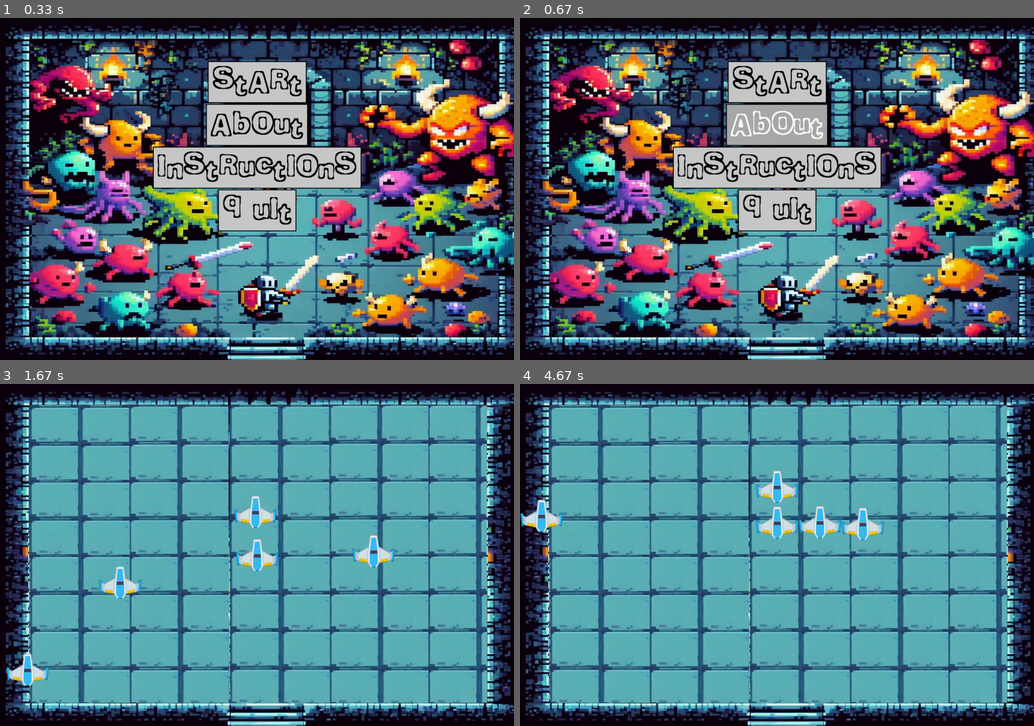
Above: before the commit, frames 1-4 (two rows, left to right).
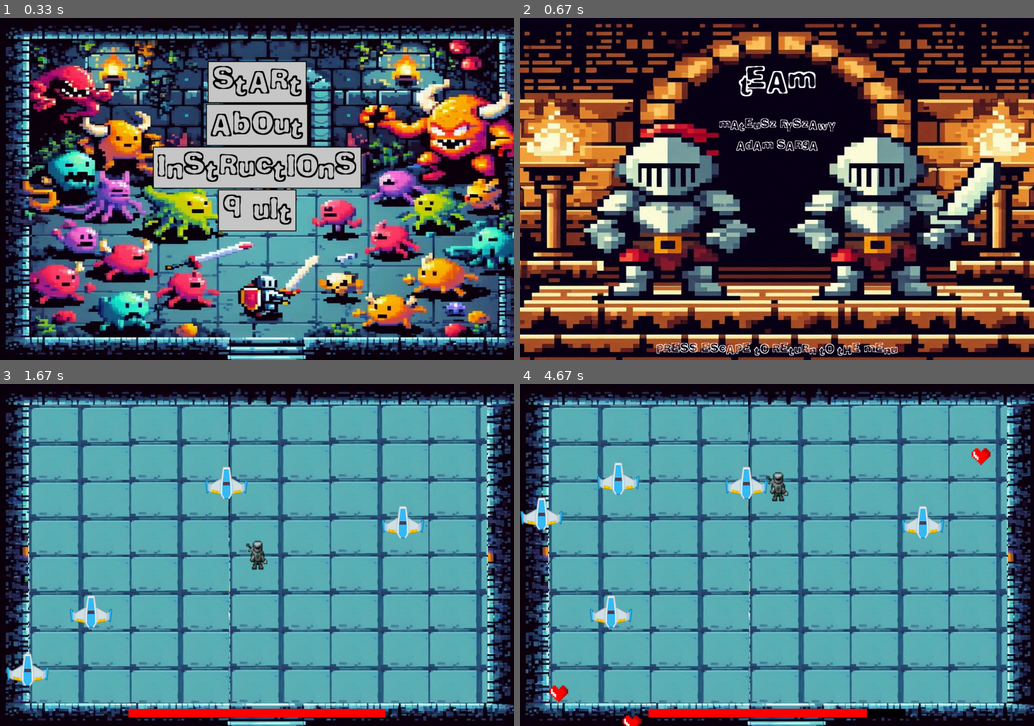
Above: after the commit, the same moments.

Repository: Vronst/Pygame_Binding_of_Isaac
Game: pygame game, started from menu.py
Same seed, same stepped clock (60 frames per second), same inputs: the game is played once before the commit and once after it.
Inputs (mouse positions are in pixels of both pictures, inside the frame that each line leads up to):
- Up to frame 1 (0.33 s): no input
- Up to frame 2 (0.67 s): click (777, 124) at 0.38 s
- Up to frame 3 (1.67 s): hold Esc 0.83-1.3 s; move the mouse to (236, 568) at 0.87 s; click (257, 448) at 1.38 s
- Up to frame 4 (4.67 s): hold Right 1.67-2.13 s; move the mouse to (617, 503) at 1.7 s; hold Up 2.17-2.47 s; hold Right 2.5-2.97 s; hold Left 3-3.53 s; hold Down 3.57-3.87 s; hold Left 3.9-4.3 s; hold Up from 4.33 s (still down)

Frame 1 is identical in both runs. In frame 2, 87% of the frame differs, in the area x 0-100%, y 1-100%; in frame 3, 4.1%; in frame 4, 5.0%.

Commit message:
life, idle animation, about section

Diff:
--- a/character.py
+++ b/character.py
@@ -37,3 +37,6 @@
         # right
         if self.rect.centerx > self.borders[0] - 50:
             self.rect.centerx = self.borders[0] - 50
+
+    def tired(self):
+        return False
--- a/enemies.py
+++ b/enemies.py
@@ -1,3 +1,5 @@
+import pygame
+
 from character import Character
 
 
@@ -8,25 +10,40 @@
         self.move_x = move_x
         self.move_y = move_y
         self._moves = ((self.move_x, 0), (-self.move_x, 0), (0, self.move_y), (0, -self.move_y))
-        self.melee = True
+        self._melee = True
+        self.attacks = pygame.sprite.Group()
+        self.cooldown = 2000  # cooldown time - now 2 seconds
+        self._last_cooldown = pygame.time.get_ticks()
 
     def set_moves(self, x, y):
-        self._moves = ((x, 0), (-x, 0), (0, y), (0, -y))
+        self._moves = ((x, 0), (-x, 0), (0, y), (0, -y))  # how much object will move per update
 
     def _move(self, group=None):
         # making it move dependent of player object
         distance_x = self.rect.x - self.player.x
         distance_y = self.rect.y - self.player.y
+        if distance_x < 0:
+            direction = 'right'
+        elif distance_x > 0:
+            direction = 'left'
+        elif distance_y > 0:
+            direction = 'up'
+        else:
+            direction = 'down'
+        temp = self.attack(direction)
+        if temp:
+            self.attacks.add(temp)
+
         if group:
             group = [x for x in group if x != self]
 
         moves = []
 
-        if distance_x < 0 or (distance_x >= 0 and self.rect.x > self.borders[0] - 100 and not self.melee):
+        if distance_x < 0 or (distance_x >= 0 and self.rect.x > self.borders[0] - 100 and not self._melee):
             # self.rect.move_ip(self._moves[0])
             moves.append(self._moves[0])
         if (distance_x > 0 or
-                (distance_x >= 0 and self.rect.x < self.borders[0] - self.borders[0] + 100 and not self.melee)):
+                (distance_x >= 0 and self.rect.x < self.borders[0] - self.borders[0] + 100 and not self._melee)):
             # self.rect.move_ip(self._moves[1])
             moves.append(self._moves[1])
         if distance_y < 0:
@@ -37,19 +54,32 @@
             moves.append(self._moves[3])
 
         for move in moves:
-            self.rect.move_ip(move)
+            if not self.tired():
+                self.rect.move_ip(move)
             for member in group:
                 if self.rect.colliderect(member):
                     self.rect.move_ip(-move[0], -move[1])
+
+    def attack(self, direction: str = 'down'):
+        pass
 
 
 class MeleeEnemy(Enemy):
 
     def __init__(self, cx, cy, image, borders, player, move_x=4, move_y=4):
         super().__init__(cx, cy, image, borders, player, move_x, move_y)
+        self.cooldown = 4000
+        self._rest = 0
 
-    def tired(self):
-        pass
+    def tired(self) -> bool:
+        now = pygame.time.get_ticks()  # getting relative variable
+        if now - self._last_cooldown > self.cooldown:  # checking the difference
+            if now - self._rest > self.cooldown:  # this one ensures that Object will rest
+                self._last_cooldown = now  # this and self.rest - reset cycle
+            return False
+        else:
+            self._rest = now
+            return True
 
 
 class RangeEnemy(Enemy):
@@ -57,5 +87,30 @@
         super().__init__(cx, cy, image, borders, player, move_x, move_y)
         self.melee = False
 
-    def attack(self):
-        pass
+    def attack(self, direction: str = 'down'):
+        now = pygame.time.get_ticks()
+        if now - self._last_cooldown > self.cooldown:
+            bullet = EnemyBullet(self.rect.x, self.rect.y, self.image, self.borders, direction, 3)
+            self._last_cooldown = now
+            return bullet
+
+
+class EnemyBullet(Character):
+    def __init__(self, cx, cy, image, borders: tuple, direction: str, speed=3):
+        super().__init__(cx, cy, image, borders)
+        self.direction = direction
+        self.speed = speed
+
+    def _move(self, group=None):
+        if self.direction == 'left':
+            self.rect.move_ip((-self.speed, 0))
+        elif self.direction == 'right':
+            self.rect.move_ip(self.speed, 0)
+        elif self.direction == 'up':
+            self.rect.move_ip(0, -self.speed)
+        elif self.direction == 'down':
+            self.rect.move_ip(0, self.speed)
+
+    def update(self, key_pressed=None, group=None, obstacles=None, borders: tuple = (1200, 800)):
+        # if self.rect.y > self.borders[1] or self.rect.y < 0 or self.rect.x < 0 or self.rect.x > self.borders[0]:
+        self._move()
--- /dev/null
+++ b/item.py
@@ -0,0 +1,22 @@
+import pygame
+import random
+
+class Item(pygame.sprite.Sprite):
+
+    def __init__(self, cx, cy, image, borders):
+        super().__init__()
+        self.image = image #sprite image
+        self.rect = self.image.get_rect() #rect of the sprite
+        self.rect.center = (cx, cy) #start position
+        self.borders = borders #borders of the display
+
+class Heart(Item):
+
+    def __init__(self, image, borders):
+        super().__init__(random.randint(0, borders[0]), random.randint(0, borders[1]), image, borders) #random position of heart
+
+    def spawn(self):
+        self.rect.center = (random.randint(0, self.borders[0]), random.randint(0, self.borders[1])) #setting new random position  of heart and spawn it on a display
+
+    def heal(self, player):
+        player.heal(5)  # +5hp
--- a/level.py
+++ b/level.py
@@ -33,10 +33,16 @@
 
     def update(self):
         self.set_of_enemies.update(group=self.set_of_enemies, obstacles=self.set_of_obstacles)
+        for enemy in self.set_of_enemies:
+            for attack in enemy.attacks:
+                attack.update()
+                attack.draw(self.surface)
+
         self.set_of_obstacles.update()
 
     def draw(self, screen):
         self.set_of_enemies.draw(screen)
+        self.set_of_obstacles.draw(screen)
 
     def pause(self):
         pass
--- a/main.py
+++ b/main.py
@@ -1,6 +1,8 @@
 import os
 import pygame
+import random
 from player import Player
+from item import Heart
 from level import DetectCollision
 
 # pygame setup
@@ -34,11 +36,24 @@
     # convert_alpha() is for fast blit into desired surface that's why no normal convert()
     IMAGES[image_name] = pygame.image.load(os.path.join(path, file_name)).convert_alpha(BACKGROUND)
 
-player = Player(DISPLAY[0] / 2, DISPLAY[1] / 2, IMAGES['PLAYER'], DISPLAY)
+player_images = []
+for i in range(1, 6):  # 5 images: hero_idle_01.png to hero_idle_08.png
+    image_name = f'hero_idle_{i:02}.png'
+    player_images.append(pygame.image.load(os.path.join(path, image_name)).convert_alpha())
+
+heart_image = pygame.image.load(os.path.join(path, 'heart.png')) #heart image
+
+player = Player(DISPLAY[0] / 2, DISPLAY[1] / 2, player_images, DISPLAY)
 # enemy = MeleeEnemy(100, 100, IMAGES['PLAYER'], DISPLAY, player)
 # enemy1 = RangeEnemy(100, 300, IMAGES['PLAYER'], DISPLAY, player, -3, 5)
 level = DetectCollision(player, DISPLAY, IMAGES, screen, BACKGROUND)
 level.new_level()
+
+last_health_update = pygame.time.get_ticks() #time from start of the game
+last_item_spawn = pygame.time.get_ticks() #time from start of the game
+item_spawn_interval = 1000
+
+hearts = pygame.sprite.Group() #group of hearts on the screen
 
 # main loop
 while running:
@@ -54,10 +69,27 @@
         if event.type == pygame.QUIT:
             running = False
 
+    #------------------- obrażenia zadawane graczowi w czasie do testu hp i serduszka (do usunięcia potem)
+    current_time = pygame.time.get_ticks() #time from start of the game
+    if current_time - last_health_update >= 1000:
+        player.take_damage(5)  # -5hp
+        last_health_update = current_time  #reset timer, new damage loop
+    #----------------------------------------------------------------------------------------------------
+
+    if current_time - last_item_spawn >= item_spawn_interval:
+        new_heart = Heart(heart_image, DISPLAY) #create new heart objcet
+        hearts.add(new_heart) #add new_heart to hearts group
+        last_item_spawn = current_time  #reset spawn timer
+
+    collided_hearts = pygame.sprite.spritecollide(player, hearts, True) #check collides between heart and player and delete collided heart from hearts group, adding it to collided hearts
+    for heart in collided_hearts:
+        heart.heal(player) #heal from collided heart
+
     level.update()  # moving enemies
     level.draw(screen)
     player.update(pygame.key.get_pressed())
     player.draw(screen)
+    hearts.draw(screen)
     pygame.display.update()
 
     # lets make it 60fps
--- a/menu.py
+++ b/menu.py
@@ -20,7 +20,7 @@
 font = pygame.font.Font(font_path, 74)
 arrow_font = pygame.font.Font(arrow_font_path, 44)
 medium_font = pygame.font.Font(font_path, 54)
-small_font = pygame.font.Font(font_path, 24)
+small_font = pygame.font.Font(font_path, 30)
 
 #background
 background_path = os.path.join('images', 'menu-background.jpg') #setting backgournd image path
@@ -104,7 +104,6 @@
         instructions_back_rect = instructions_back.get_rect(center=(DISPLAY[0] // 2, 600))
         instructions_background.blit(instructions_back, instructions_back_rect)
 
-
         screen.blit(instructions_background, (0, 0))
 
         #back action when escape is pressed
@@ -117,6 +116,45 @@
                     return
 
             pygame.display.update()
+
+def show_about():
+        about_background_path = os.path.join('images', 'about-background.jpg') #setting about image path
+        about_background = pygame.image.load(about_background_path) #load about image
+        about_background = pygame.transform.scale(about_background, DISPLAY) #about image scaling
+
+        #creating about title text
+        about_text = font.render("Team", True, WHITE)
+        about_rect = about_text.get_rect(center=(DISPLAY[0] // 2, 150))
+        about_background.blit(about_text, about_rect)
+
+        #creating instruction move text
+        about_team1 = small_font.render("Mateusz Ryszawy", True, WHITE)
+        about_team1_rect = about_team1.get_rect(center=(DISPLAY[0] // 2, 250))
+        about_background.blit(about_team1, about_team1_rect)
+
+        #creating instruction arrows text
+        about_team2 = small_font.render("Adam Sarga", True, WHITE)
+        about_team2_rect = about_team2.get_rect(center=(DISPLAY[0] // 2, 300))
+        about_background.blit(about_team2, about_team2_rect)
+
+        #creating back text
+        about_back = small_font.render("press escape to return to the menu", True, WHITE)
+        about_back_rect = about_back.get_rect(center=(DISPLAY[0] // 2, 775))
+        about_background.blit(about_back, about_back_rect)
+
+        screen.blit(about_background, (0, 0))
+
+        #back action when escape is pressed
+        while True:
+            for event in pygame.event.get():
+                if event.type == pygame.QUIT:
+                    pygame.quit()
+                    sys.exit()
+                elif event.type == pygame.KEYDOWN and event.key == pygame.K_ESCAPE:
+                    return
+
+            pygame.display.update()
+
 
 def main_menu():
     buttons = [
@@ -141,7 +179,7 @@
                         import main #start the game by import main module
                         main.main()
                     elif button.text == "About":
-                        print("trzeba dodać info o nas") #about us
+                        show_about() #start about section
                     elif button.text == "Instructions":
                         show_instructions() #start instructions
                     elif button.text == "Quit":
--- a/player.py
+++ b/player.py
@@ -1,17 +1,20 @@
 import pygame
 from character import Character
 
-
 class Player(Character):
 
-    def __init__(self, cx, cy, image, border: tuple):
-        super().__init__(cx, cy, image, border)
-
-    def set_idle_animation_frames(self, frames: list):
-        self.idle_animation_frames = frames
+    def __init__(self, cx, cy, images, border: tuple):
+        super().__init__(cx, cy, images[0], border)
+        self.images = images  #hero animation images list
+        self.image_index = 0  #current animation index image
+        self.animation_delay = 13  #set animation delay
+        self.last_delay = self.animation_delay  #set last delay
+        self.health = 100  #starting player healt
+        self.max_health = 100  #maximum player health
+        self.border = border  #border for window dimensions
 
     def get_event(self, **kwargs):
-        # player moves by [] when key pressed
+        # Player moves by 8 pixels when key pressed
         if kwargs['key_pressed'][pygame.K_LEFT]:
             self.rect.move_ip([-8, 0])
         if kwargs['key_pressed'][pygame.K_RIGHT]:
@@ -21,5 +24,42 @@
         if kwargs['key_pressed'][pygame.K_DOWN]:
             self.rect.move_ip([0, 8])
 
+        self.last_delay -= 1 #decreasing delay
+        if self.last_delay <= 0:
+            self.image_index += 1 #go to the next animation image
+            if self.image_index >= len(self.images): #setting loop
+                self.image_index = 0
+            self.image = self.images[self.image_index] #replace animation image with next index
+            self.last_delay = self.animation_delay #reset delay
+
     def attack(self):
         pass
+
+    def draw(self, display):
+        super().draw(display)
+        self.draw_health_bar(display)
+
+    def draw_health_bar(self, display):
+        health_bar_width = self.border[0] // 2  #half the window width
+        health_bar_height = 20  #health bar height
+        health_bar_x = (self.border[0] - health_bar_width) // 2  #health bar centered
+        health_bar_y = self.border[1] - health_bar_height - 20  #health bar on bottom
+
+        health_percentage = self.health / self.max_health #health percentage
+        current_health_width = int(health_bar_width * health_percentage) #actual health
+
+        health_bar_color = (255, 0, 0)  #red is life
+        death_color = (0, 0, 0)  #black is death
+
+        pygame.draw.rect(display, death_color, (health_bar_x, health_bar_y, health_bar_width, health_bar_height)) #death bar
+        pygame.draw.rect(display, health_bar_color, (health_bar_x, health_bar_y, current_health_width, health_bar_height)) #health bar
+
+    def take_damage(self, amount): #take damage method, decreasing health level
+        self.health -= amount
+        if self.health < 0:
+            self.health = 0
+
+    def heal(self, amount): #increasing health level method
+        self.health += amount
+        if self.health > self.max_health:
+            self.health = self.max_health
Binary file added: images/about-background.jpg
Binary file added: images/heart.png
Binary file added: images/hero_idle_01.png
Binary file added: images/hero_idle_02.png
Binary file added: images/hero_idle_03.png
Binary file added: images/hero_idle_04.png
Binary file added: images/hero_idle_05.png
Binary file changed: images/instructions.jpg
